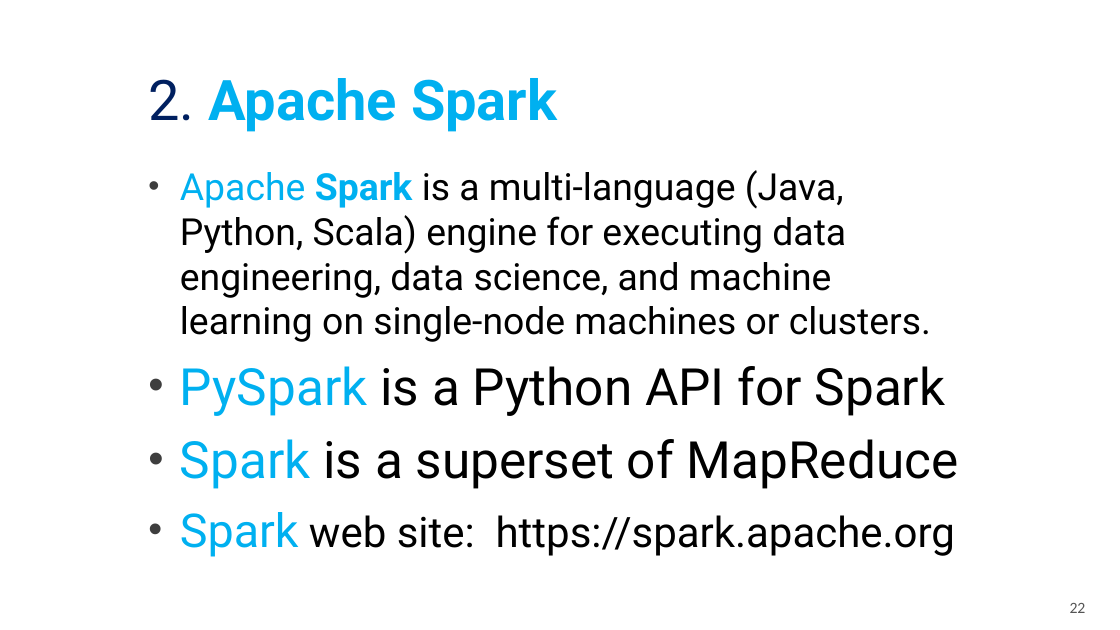
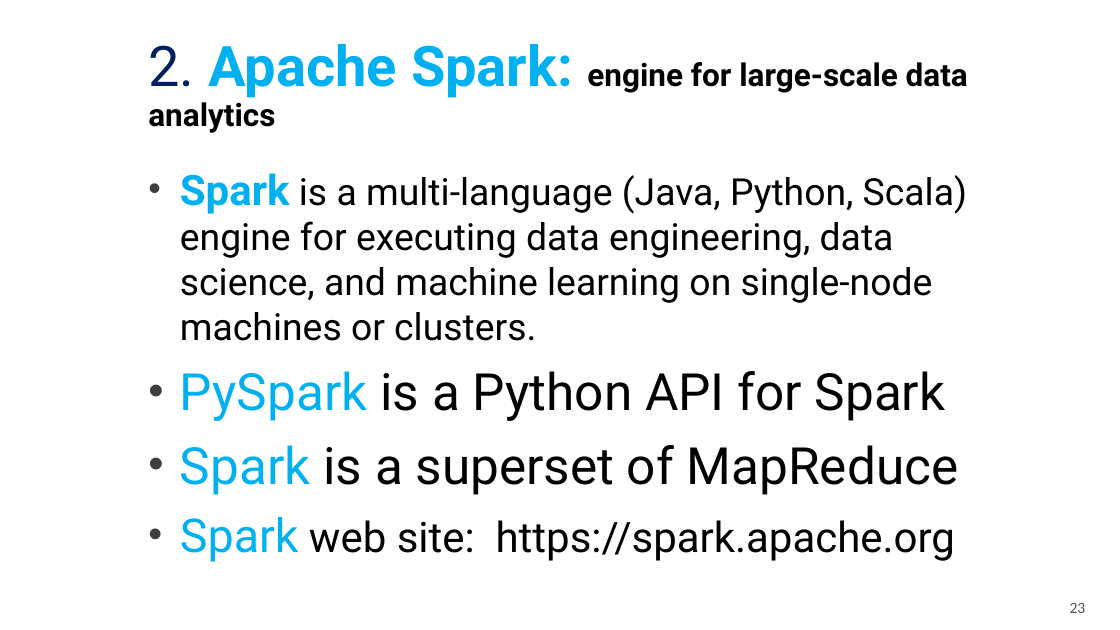
Before and after one commit to mahmoudparsian/big-data-modeling, a slide deck: slide 23 of course_information/COURSE_OUTLINE_10_WEEKS.pptx (slide 22 before the commit). Drawn at 1120x630 pixels with LibreOffice and Linux fonts; fonts in the diff are those of the drawing; background and template pictures are left out. Boxes give left, top, right and bottom in pixels: in the first picture for what was removed or moved away, otherwise in the second. Text is boxed around its words. In the diff, an @@ line names an element or a change of style, - is before the commit and + after.

```diff
--- a/course_information/COURSE_OUTLINE_10_WEEKS.pptx
+++ b/course_information/COURSE_OUTLINE_10_WEEKS.pptx
@@ title at (x1=148, y1=44, x2=968, y2=133): text changed; size 48 to 27 pt; text colour #00B0F0 to #000000 @@
-2. Apache Spark
+2. Apache Spark: engine for large-scale data analytics
@@ subtitle at (x1=180, y1=173, x2=967, y2=341): text changed @@
-• Apache Spark is a multi-language (Java, Python, Scala) engine for executing data engineering, data science, and machine learning on single-node machines or clusters.
+• Spark is a multi-language (Java, Python, Scala) engine for executing data engineering, data science, and machine learning on single-node machines or clusters.
@@ page number at (x1=1070, y1=603, x2=1086, y2=613): text changed @@
-22
+23
```
Also in this commit, not shown: 23 other slides changed, 2 slides added, 2 other files.
